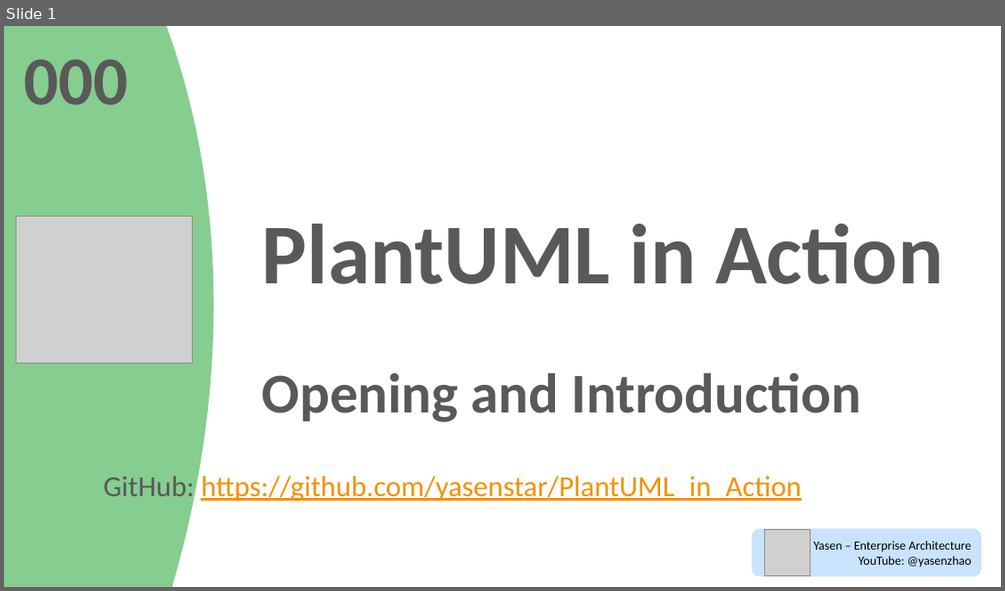
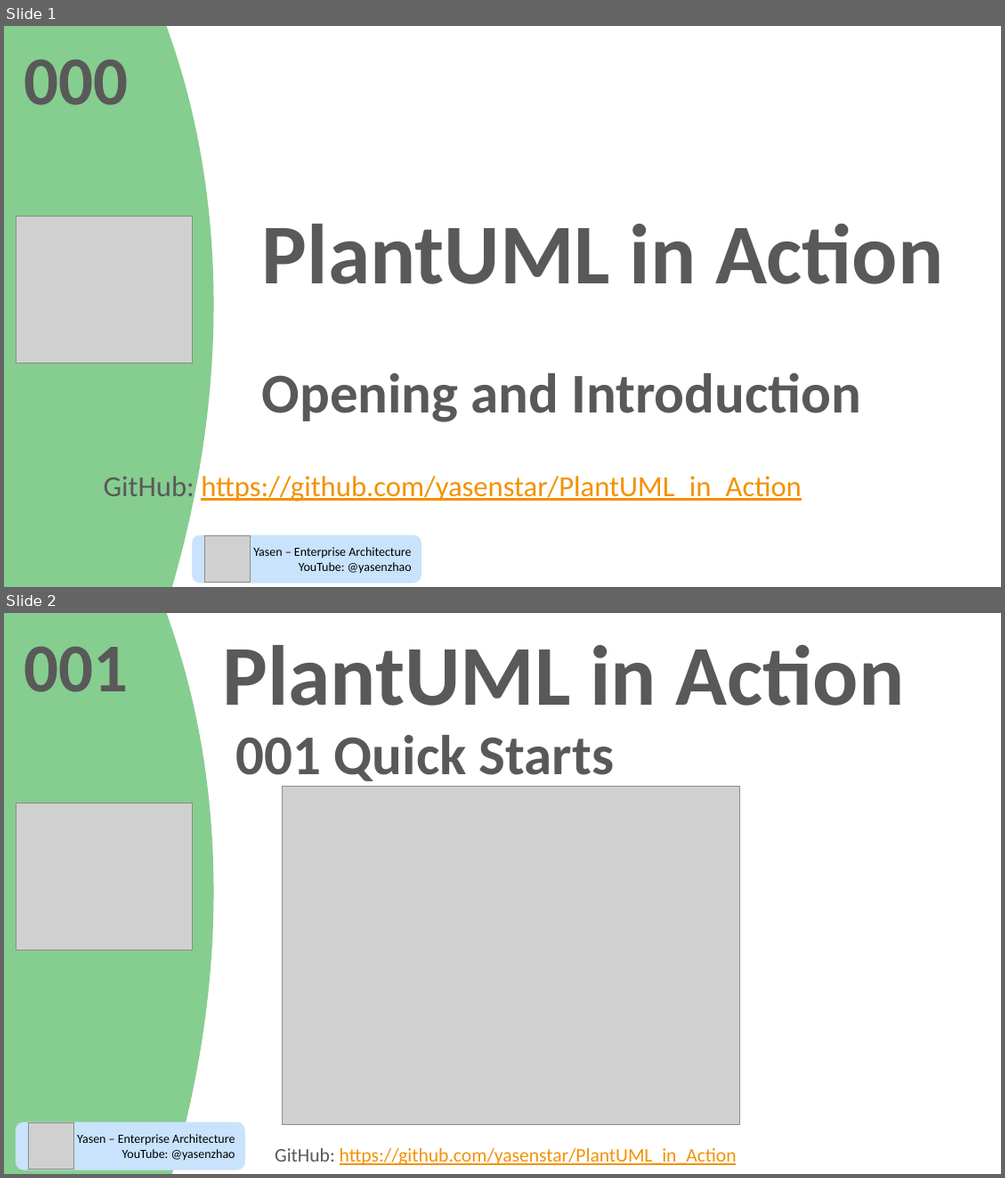
Before and after one commit to yasenstar/PlantUML_in_Action, a slide deck: PlantUML_in_Action.pptx. Shown one above the other, each under a label of ours: slide 1 before the commit, slides 1 and 2 after it. The pictures are 1005x591 and 1005x1178 pixels, drawn with LibreOffice and Linux fonts; fonts in the diff are those of the drawing; grey boxes stand for pictures; background and template pictures are left out. Boxes give left, top, right and bottom in pixels: in the first picture for what was removed or moved away, otherwise in the second. Text is boxed around its words. In the diff, an @@ line names an element or a change of style, - is before the commit and + after.

```diff
--- a/PlantUML_in_Action.pptx
+++ b/PlantUML_in_Action.pptx
@@ slide 2 added at <box>4,613,1001,1174</box>, background picture (left out); not listed: 3 template elements that a slide beside it also shows @@
@@ text added at <box>24,646,128,692</box>, 66 pt, text #595959, bold @@
+001
@@ title added at <box>222,645,904,706</box>, 82 pt, text #595959, bold @@
+PlantUML in Action
@@ text added at <box>236,735,614,788</box>, 54 pt, text #595959, bold @@
+001 Quick Starts
@@ picture added at <box>283,787,740,1125</box> @@
@@ picture added at <box>16,803,192,950</box> @@
@@ rounded rectangle added at <box>16,1121,245,1169</box>, fill #C8E3FB, 12 pt, text #000000 @@
+Yasen – Enterprise Architecture
+YouTube: @yasenzhao
@@ picture added at <box>28,1122,73,1169</box> @@
@@ text added at <box>275,1148,736,1165</box>, 18.5 pt, text #F49100, underline @@
+GitHub: https://github.com/yasenstar/PlantUML_in_Action
@@ slide 1 changed as well @@
@@ rounded rectangle "Yasen – Enterprise Architecture": place and size @@
-rounded rectangle "Yasen – Enterprise Architecture" at <box>752,529,981,576</box>
+rounded rectangle "Yasen – Enterprise Architecture" at <box>192,534,421,582</box>
@@ picture: place and size @@
-picture at <box>764,529,810,576</box>
+picture at <box>204,535,250,582</box>
```
